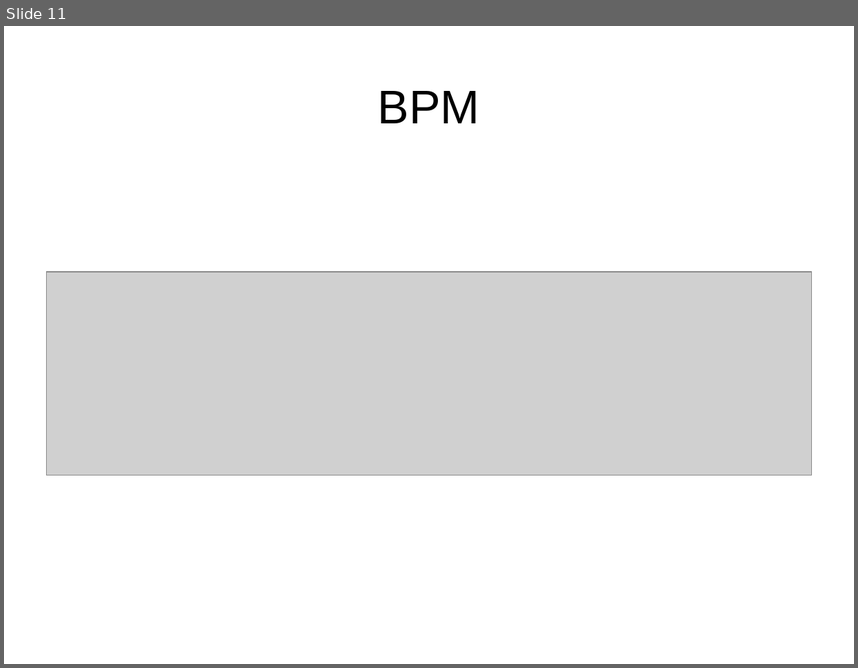
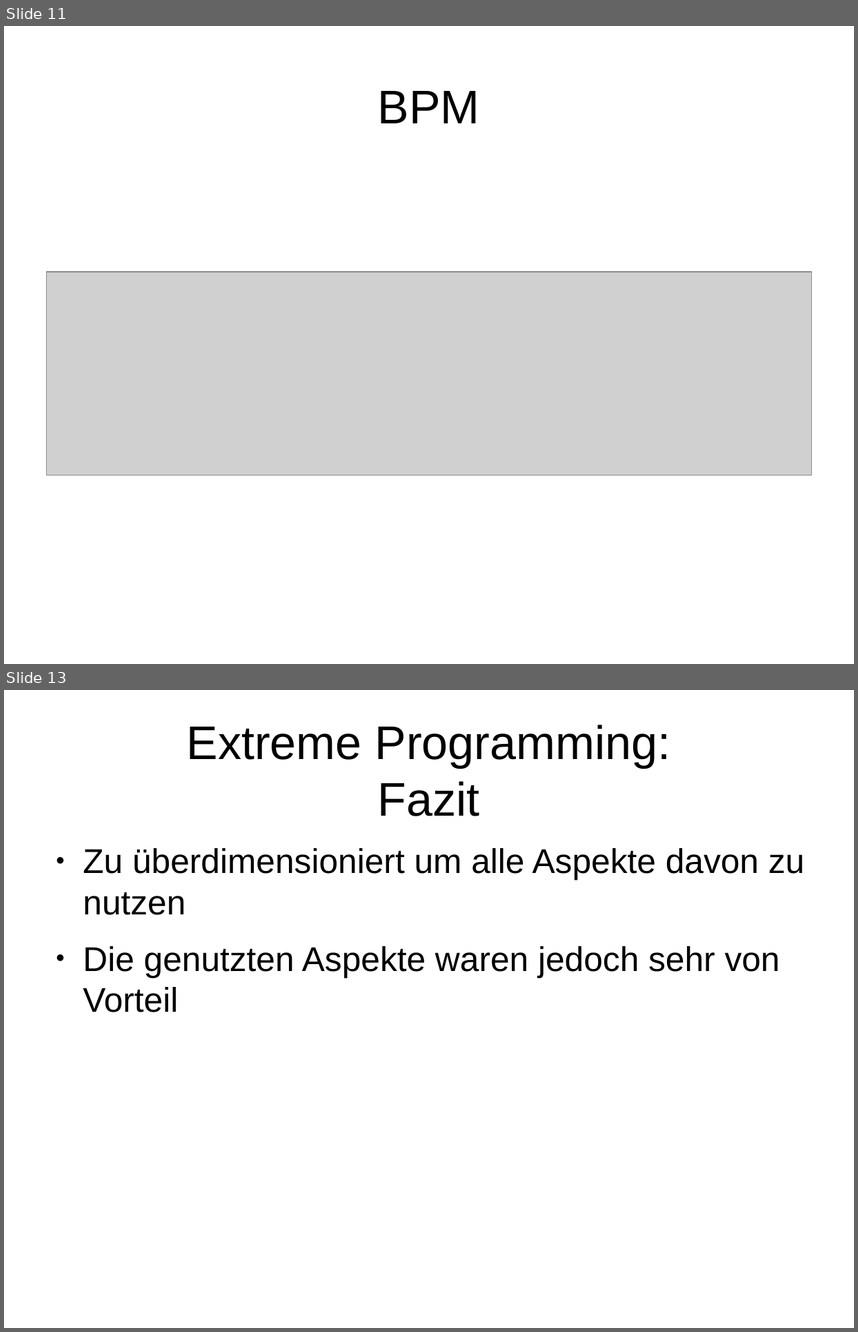
Before and after one commit to dawgermany/praesi-w-sem, a slide deck: Präsentation.odp. Shown one above the other, each under a label of ours: slide 11 before the commit, slides 11 and 13 after it; the slides between them are not shown. The pictures are 858x668 and 858x1332 pixels, drawn with LibreOffice and Linux fonts; fonts in the diff are those of the drawing; grey boxes stand for pictures. Boxes give left, top, right and bottom in pixels: in the first picture for what was removed or moved away, otherwise in the second. Text is boxed around its words. In the diff, an @@ line names an element or a change of style, - is before the commit and + after.

```diff
--- a/Präsentation.odp
+++ b/Präsentation.odp
@@ slide 13 added at [4,690,854,1328], background #FFFFFF @@
@@ title added at [187,724,671,816], 44 pt, text #000000 @@
+Extreme Programming:
+Fazit
@@ text added at [83,848,804,1012], 32 pt, text #000000 @@
+● Zu überdimensioniert um alle Aspekte davon zu nutzen
+● Die genutzten Aspekte waren jedoch sehr von Vorteil
```
Also in this commit, not shown: 2 slides changed, 1 other slide added, 1 slide removed, 1 other file.
